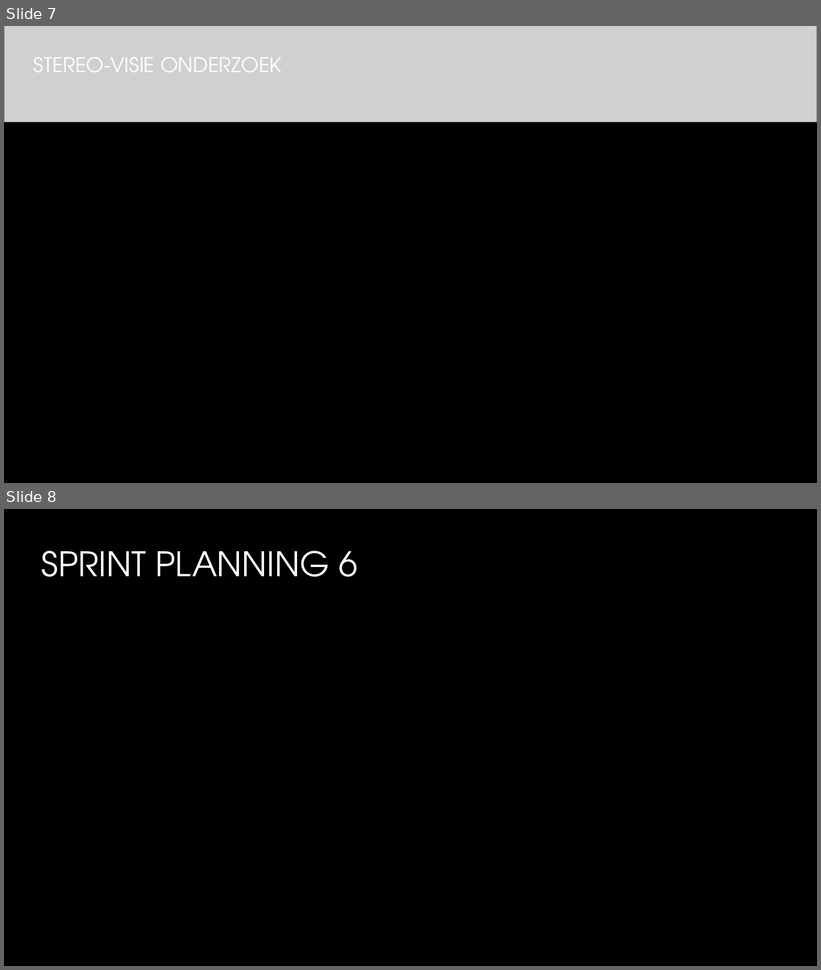
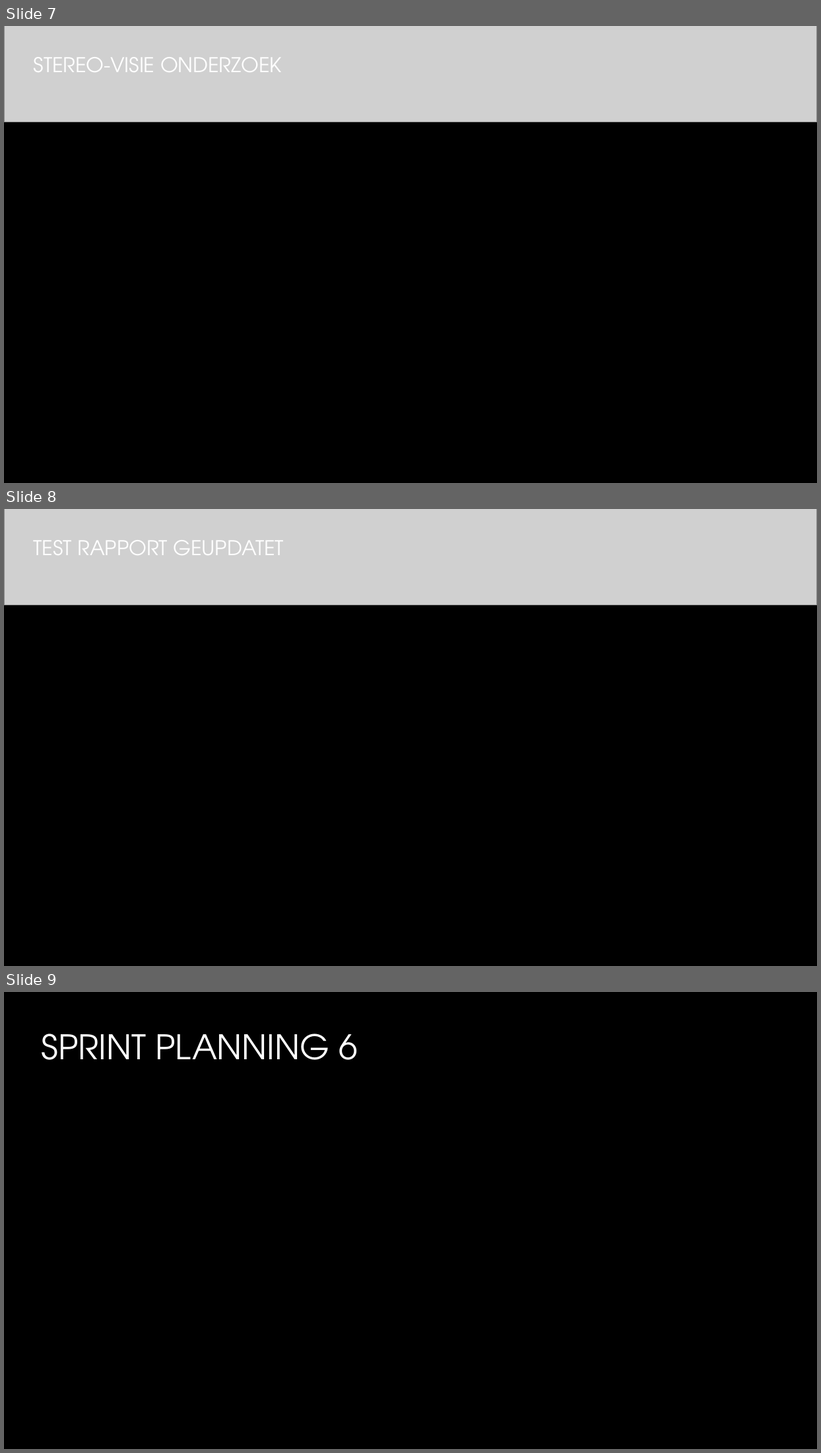
Before and after one commit to TomHeij/Project5-6, a slide deck: Opleverset_Project_5-6/Manage_&_Control/PO meeting 6.pptx. Shown one above the other, each under a label of ours: slides 7 and 8 before the commit, slides 7, 8 and 9 after it. The pictures are 821x970 and 821x1453 pixels, drawn with LibreOffice and Linux fonts; fonts in the diff are those of the drawing; grey boxes stand for pictures; background and template pictures are left out. Boxes give left, top, right and bottom in pixels: in the first picture for what was removed or moved away, otherwise in the second. Text is boxed around its words. In the diff, an @@ line names an element or a change of style, - is before the commit and + after.

```diff
--- a/Opleverset_Project_5-6/Manage_&_Control/PO meeting 6.pptx
+++ b/Opleverset_Project_5-6/Manage_&_Control/PO meeting 6.pptx
@@ slide 8 added at (x1=4, y1=509, x2=817, y2=966), background #000000 @@
@@ picture added at (x1=4, y1=509, x2=817, y2=605) @@
@@ title added at (x1=34, y1=540, x2=284, y2=555), 24 pt, text #FFFFFF @@
+TEST RAPPORT GEUPDATET
@@ what was slide 8 is now slide 9 @@
```
Also in this commit, not shown: 1 slide changed.
